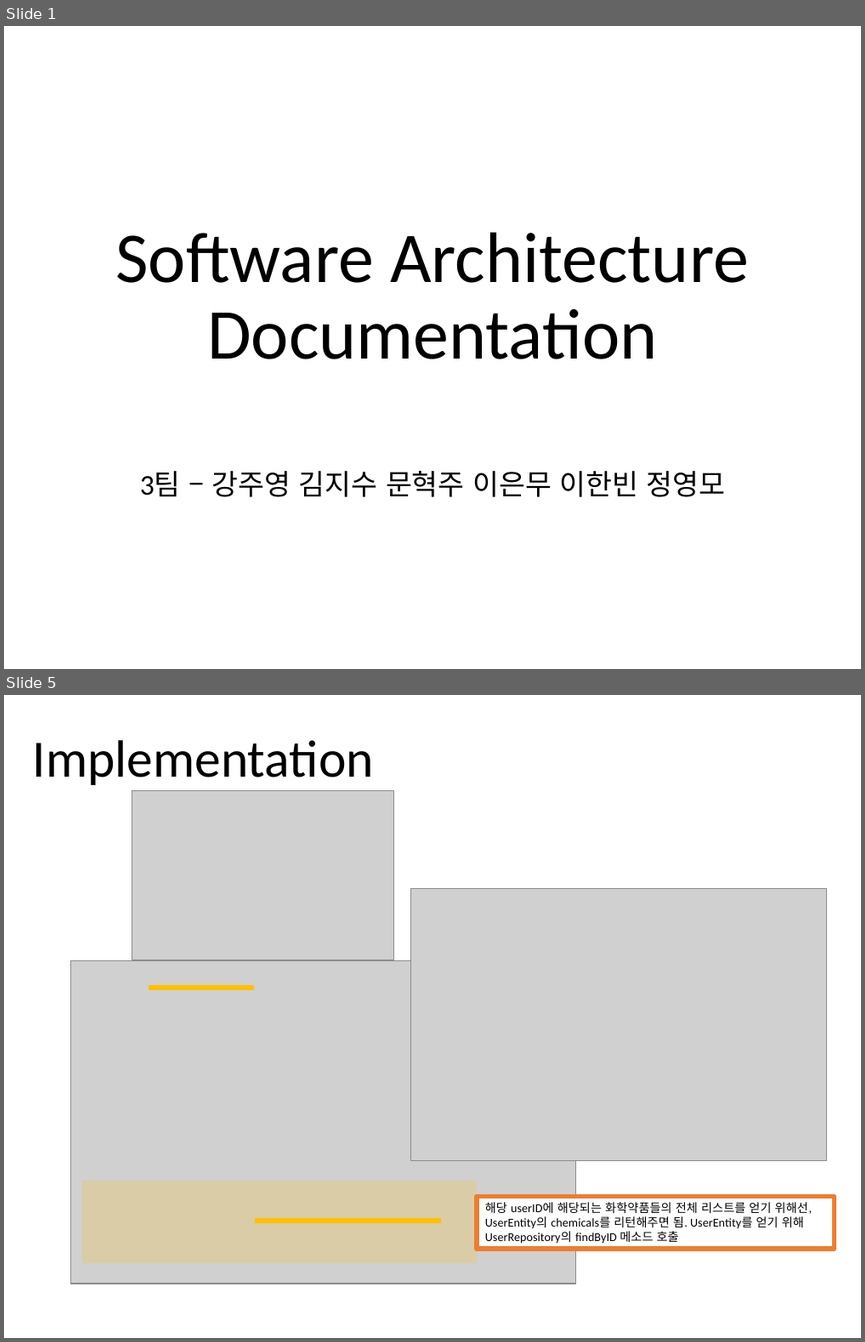
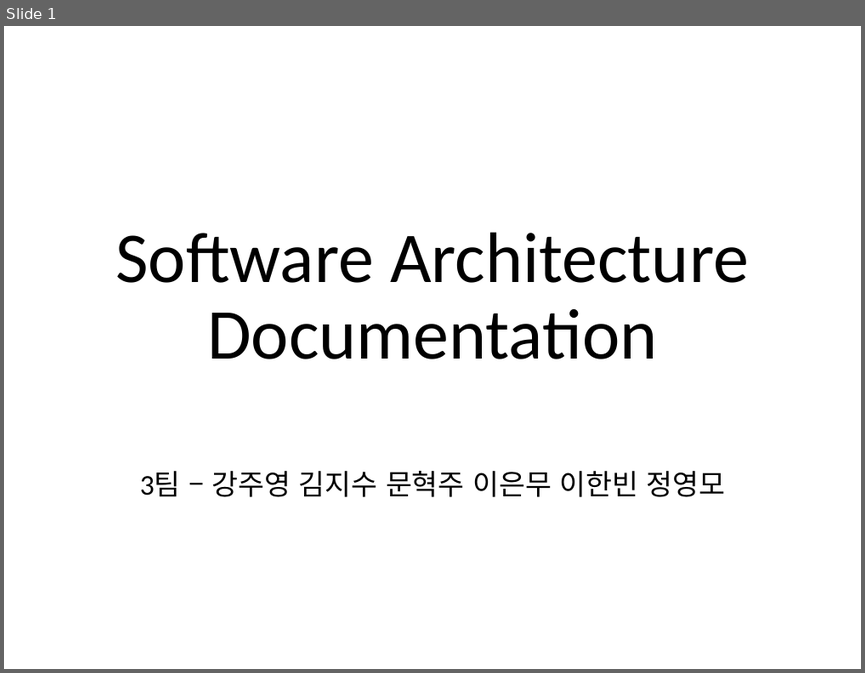
Before and after one commit to jisukim97/ChemicalManagementApplication, a slide deck: Document/2_Software Architect Documentation/Software Architecture Documentation 1.0.pptx. Shown one above the other, each under a label of ours: slides 1 and 5 before the commit, slide 1 after it; the slides between them are not shown. The pictures are 865x1342 and 865x673 pixels, drawn with LibreOffice and Linux fonts; fonts in the diff are those of the drawing; grey boxes stand for pictures. Boxes give left, top, right and bottom in pixels: in the first picture for what was removed or moved away, otherwise in the second. Text is boxed around its words. In the diff, an @@ line names an element or a change of style, - is before the commit and + after.

```diff
--- a/Document/2_Software Architect Documentation/Software Architecture Documentation 1.0.pptx
+++ b/Document/2_Software Architect Documentation/Software Architecture Documentation 1.0.pptx
@@ slide 5 removed at [4,695,861,1338], background #FFFFFF @@
@@ title removed at [33,740,374,785] @@
-Implementation
@@ picture removed at [132,790,394,959] @@
@@ picture removed at [411,889,827,1160] @@
@@ picture removed at [71,960,576,1282] @@
@@ line removed from (148, 988) to (253, 988) @@
@@ rectangle removed at [82,1181,476,1263] @@
@@ rectangle removed at [477,1197,834,1248] @@
-해당 userID에 해당되는 화학약품들의 전체 리스트를 얻기 위해선, UserEntity의 chemicals를 리턴해주면 됨. UserEntity를 얻기 위해 UserRepository의 findByID 메소드 호출
@@ line removed from (255, 1220) to (441, 1220) @@
```
Also in this commit, not shown: 4 slides changed, 4 slides added, 3 other slides removed, 5 other files.
